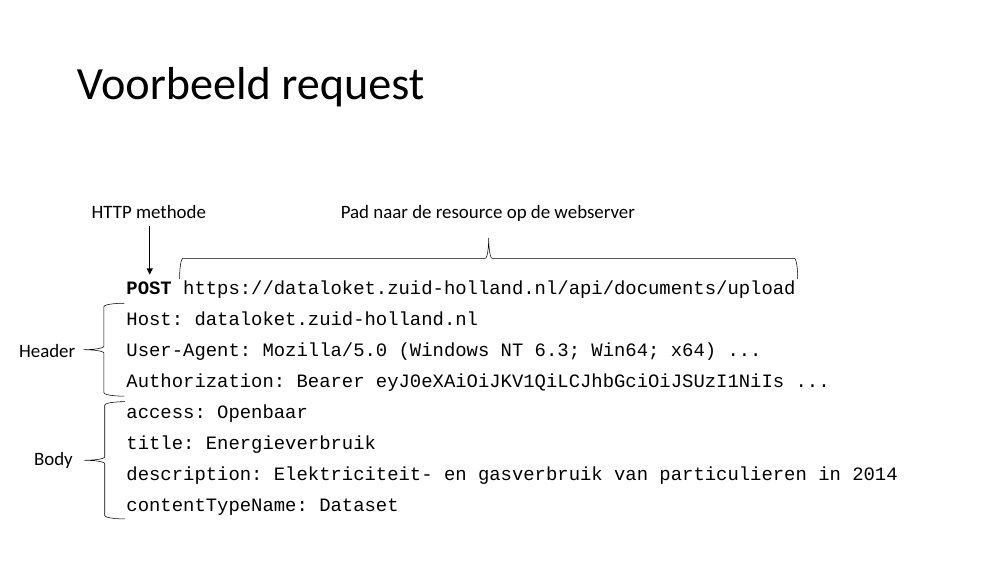
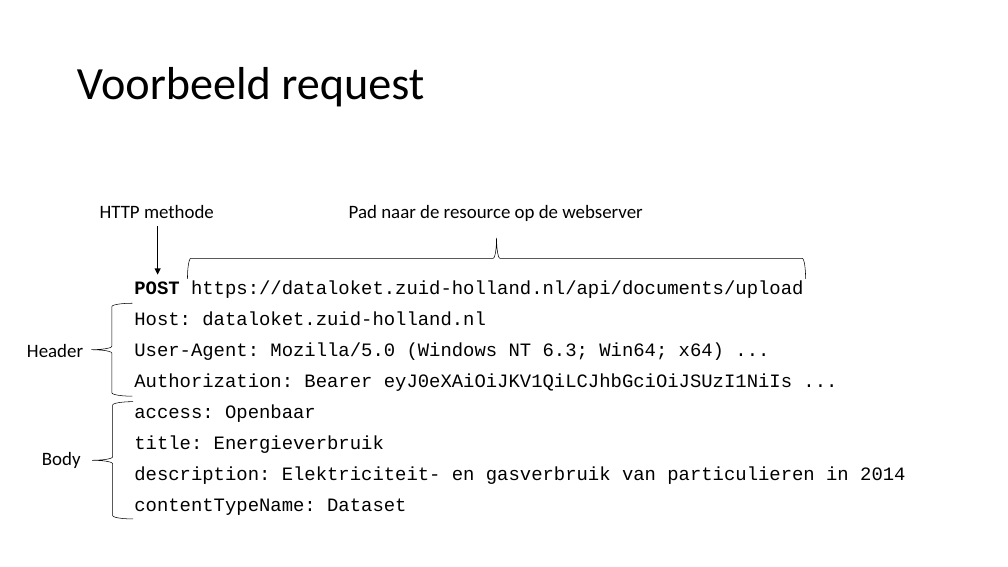
Before and after one commit to FrieseWoudloper/web-api-workshop, a slide deck: slide 16 of slides/Presentatie Web API's.pptx. Drawn at 1008x567 pixels with LibreOffice and Linux fonts; fonts in the diff are those of the drawing. Boxes give left, top, right and bottom in pixels: in the first picture for what was removed or moved away, otherwise in the second. Text is boxed around its words. In the diff, an @@ line names an element or a change of style, - is before the commit and + after.

```diff
--- a/slides/Presentatie Web API's.pptx
+++ b/slides/Presentatie Web API's.pptx
@@ 5 texts, 1 left brace, 1 arrow: place and size @@
-5 texts, 1 left brace, 1 arrow at (19, 205, 897, 515)
+5 texts, 1 left brace, 1 arrow at (27, 205, 905, 515)
@@ left brace: place and size @@
-left brace at (84, 303, 125, 396)
+left brace at (91, 303, 132, 396)
@@ left brace: place and size @@
-left brace at (85, 402, 126, 519)
+left brace at (92, 402, 133, 519)
```
Also in this commit, not shown: 3 other slides changed, 1 other file.
